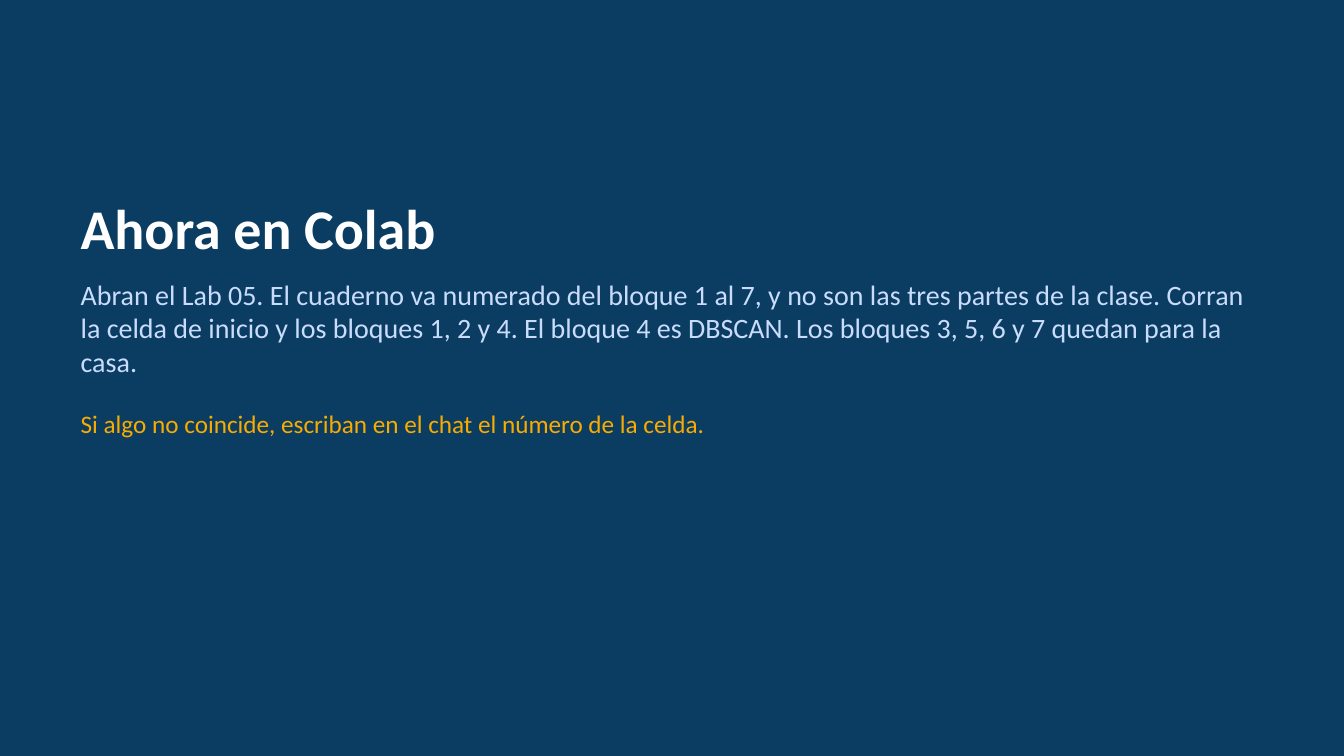
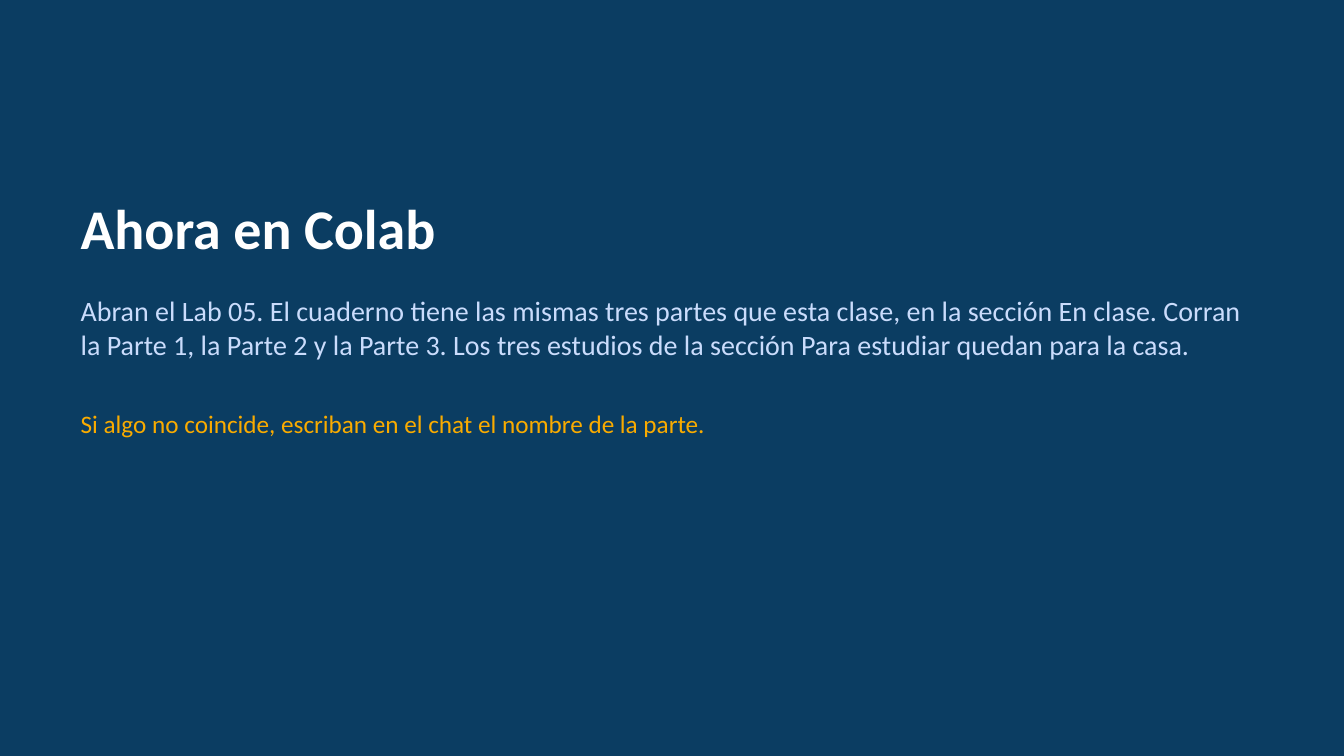
Before and after one commit to RodrigoMSB/curso-python-minergia, a slide deck: slide 25 of presentaciones/Simulador_Lab05_corto.pptx. Drawn at 1344x756 pixels with LibreOffice and Linux fonts; fonts in the diff are those of the drawing. Boxes give left, top, right and bottom in pixels: in the first picture for what was removed or moved away, otherwise in the second. Text is boxed around its words. In the diff, an @@ line names an element or a change of style, - is before the commit and + after.

```diff
--- a/presentaciones/Simulador_Lab05_corto.pptx
+++ b/presentaciones/Simulador_Lab05_corto.pptx
@@ text at box(81, 301, 1240, 360): text changed @@
-Abran el Lab 05. El cuaderno va numerado del bloque 1 al 7, y no son las tres partes de la clase. Corran la celda de inicio y los bloques 1, 2 y 4. El bloque 4 es DBSCAN. Los bloques 3, 5, 6 y 7 quedan para la casa.
+Abran el Lab 05. El cuaderno tiene las mismas tres partes que esta clase, en la sección En clase. Corran la Parte 1, la Parte 2 y la Parte 3. Los tres estudios de la sección Para estudiar quedan para la casa.
@@ text at box(81, 415, 704, 438): text changed @@
-Si algo no coincide, escriban en el chat el número de la celda.
+Si algo no coincide, escriban en el chat el nombre de la parte.
```
Also in this commit, not shown: 1 other slide changed.
